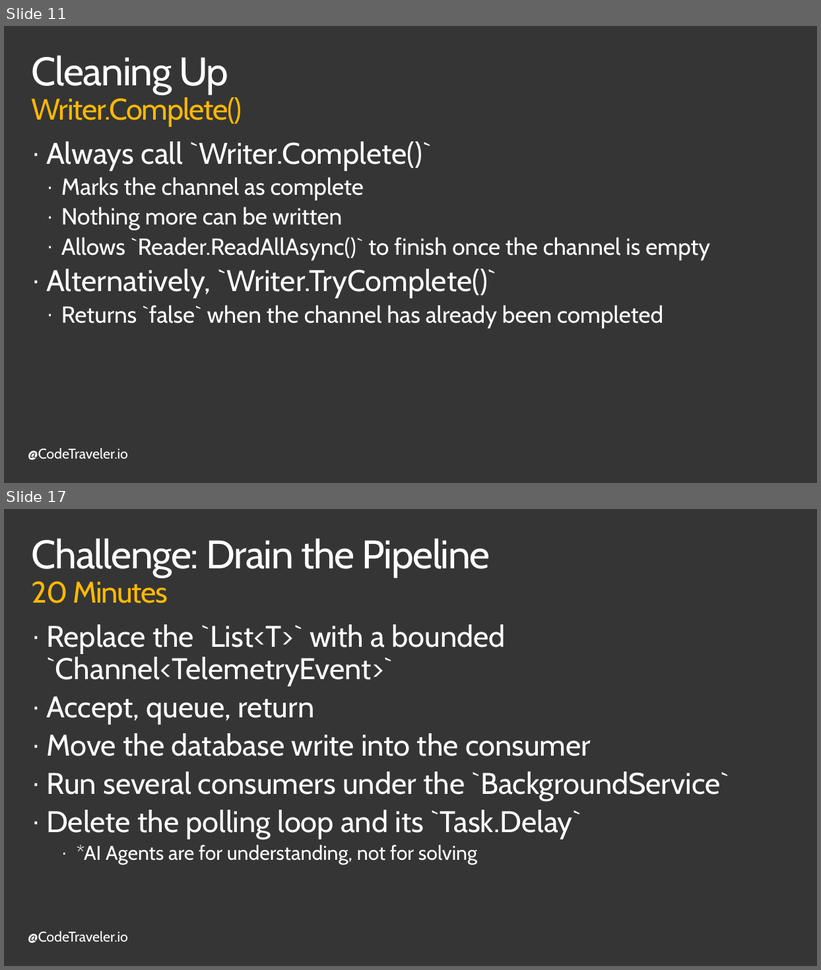
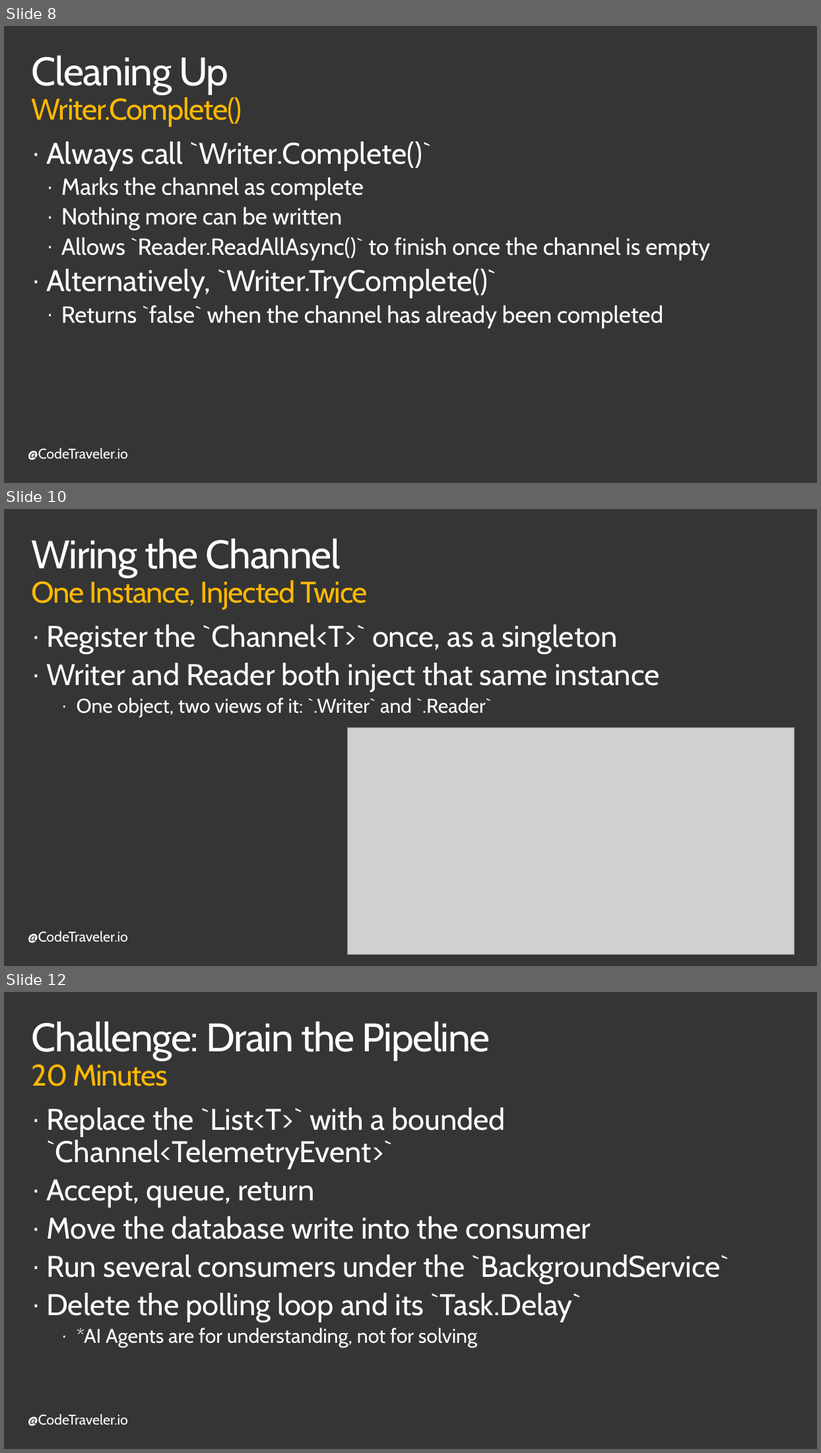
Before and after one commit to TheCodeTraveler/BecomeAnExpertWithAsyncAwait, a slide deck: 9. Channels/Channels.pptx. Shown one above the other, each under a label of ours: slides 11 and 17 before the commit, slides 8, 10 and 12 after it; the slides between them are not shown. The pictures are 821x970 and 821x1453 pixels, drawn with LibreOffice and Linux fonts; fonts in the diff are those of the drawing; grey boxes stand for pictures; background and template pictures are left out. Boxes give left, top, right and bottom in pixels: in the first picture for what was removed or moved away, otherwise in the second. Text is boxed around its words. In the diff, an @@ line names an element or a change of style, - is before the commit and + after.

```diff
--- a/9. Channels/Channels.pptx
+++ b/9. Channels/Channels.pptx
@@ slide 10 added at bbox=[4, 509, 817, 966], background #353535; not listed: 1 template element that a slide beside it also shows @@
@@ title added at bbox=[32, 538, 368, 610], 36 pt, text #FFB900 @@
+Wiring the Channel
+One Instance, Injected Twice
@@ text added at bbox=[46, 625, 659, 718], 36 pt, text #FFFFFF @@
+· Register the `Channel<T>` once, as a singleton
+· Writer and Reader both inject that same instance
+    · One object, two views of it: `.Writer` and `.Reader`
@@ picture added at bbox=[348, 728, 795, 955] @@
@@ what was slide 11 is now slide 8 @@
@@ what was slide 17 is now slide 12 @@
```
Also in this commit, not shown: 8 slides changed, 6 slides removed.
